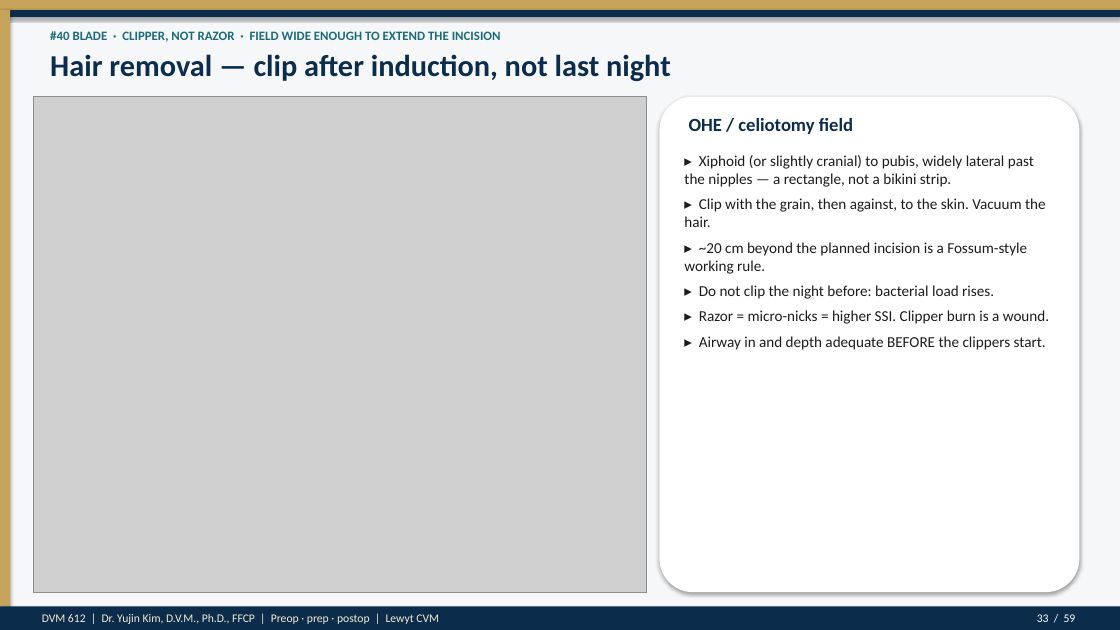
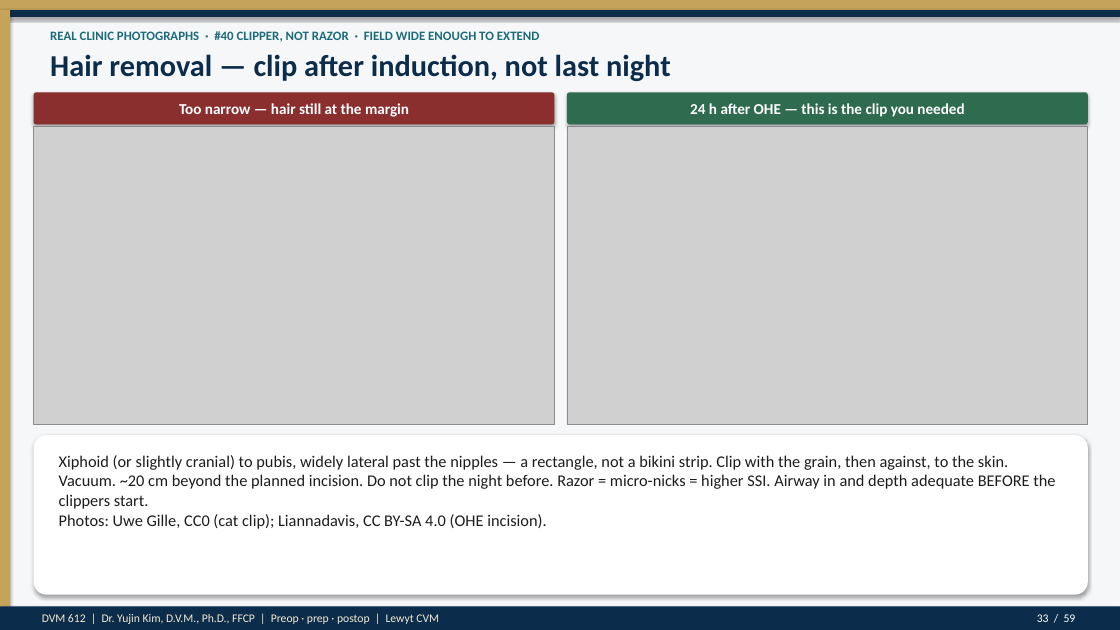
Before and after one commit to drkimvet/happycare, a slide deck: slide 33 of lectures/DVM-612_Week4_Preop_PatientPrep_Postop.pptx. Drawn at 1120x630 pixels with LibreOffice and Linux fonts; fonts in the diff are those of the drawing; grey boxes stand for pictures. Boxes give left, top, right and bottom in pixels: in the first picture for what was removed or moved away, otherwise in the second. Text is boxed around its words. In the diff, an @@ line names an element or a change of style, - is before the commit and + after.

```diff
--- a/lectures/DVM-612_Week4_Preop_PatientPrep_Postop.pptx
+++ b/lectures/DVM-612_Week4_Preop_PatientPrep_Postop.pptx
@@ text at (x1=50, y1=31, x2=540, y2=42): text changed @@
-#40 BLADE · CLIPPER, NOT RAZOR · FIELD WIDE ENOUGH TO EXTEND THE INCISION
+REAL CLINIC PHOTOGRAPHS · #40 CLIPPER, NOT RAZOR · FIELD WIDE ENOUGH TO EXTEND
@@ rounded rectangle added at (x1=34, y1=92, x2=555, y2=124), fill #8B2E2E @@
@@ text added at (x1=179, y1=103, x2=409, y2=117), 13 pt, text #FFFFFF, bold @@
+Too narrow — hair still at the margin
@@ rounded rectangle added at (x1=567, y1=92, x2=1088, y2=124), fill #2E6B4F @@
@@ rounded rectangle removed at (x1=660, y1=97, x2=1080, y2=592) @@
@@ text removed at (x1=689, y1=118, x2=853, y2=134) @@
-OHE / celiotomy field
@@ text added at (x1=690, y1=103, x2=964, y2=117), 13 pt, text #FFFFFF, bold @@
+24 h after OHE — this is the clip you needed
@@ picture resized from (x1=34, y1=97, x2=647, y2=592) to (x1=34, y1=126, x2=555, y2=424) @@
@@ picture added at (x1=567, y1=126, x2=1088, y2=424) @@
@@ rounded rectangle added at (x1=34, y1=435, x2=1088, y2=595), fill #FFFFFF @@
@@ text at (x1=59, y1=455, x2=1055, y2=529): text changed; size 13 to 14 pt @@
-▸ Xiphoid (or slightly cranial) to pubis, widely lateral past the nipples — a rectangle, not a bikini strip.
-▸ Clip with the grain, then against, to the skin. Vacuum the hair.
-▸ ~20 cm beyond the planned incision is a Fossum-style working rule.
-▸ Do not clip the night before: bacterial load rises.
-▸ Razor = micro-nicks = higher SSI. Clipper burn is a wound.
-▸ Airway in and depth adequate BEFORE the clippers start.
+Xiphoid (or slightly cranial) to pubis, widely lateral past the nipples — a rectangle, not a bikini strip. Clip with the grain, then against, to the skin. Vacuum. ~20 cm beyond the planned incision. Do not clip the night before. Razor = micro-nicks = higher SSI. Airway in and depth adequate BEFORE the clippers start.
+Photos: Uwe Gille, CC0 (cat clip); Liannadavis, CC BY-SA 4.0 (OHE incision).
```
Also in this commit, not shown: 7 other slides changed, 16 other files.
